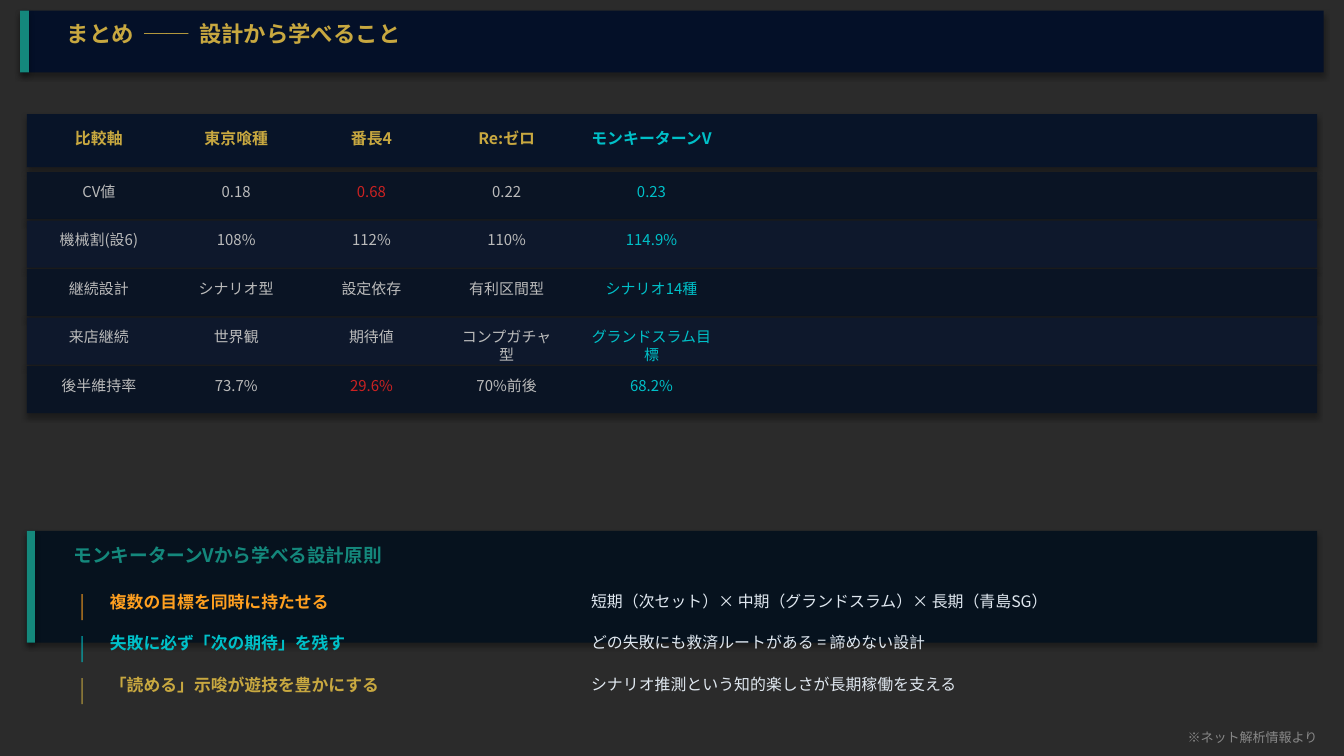
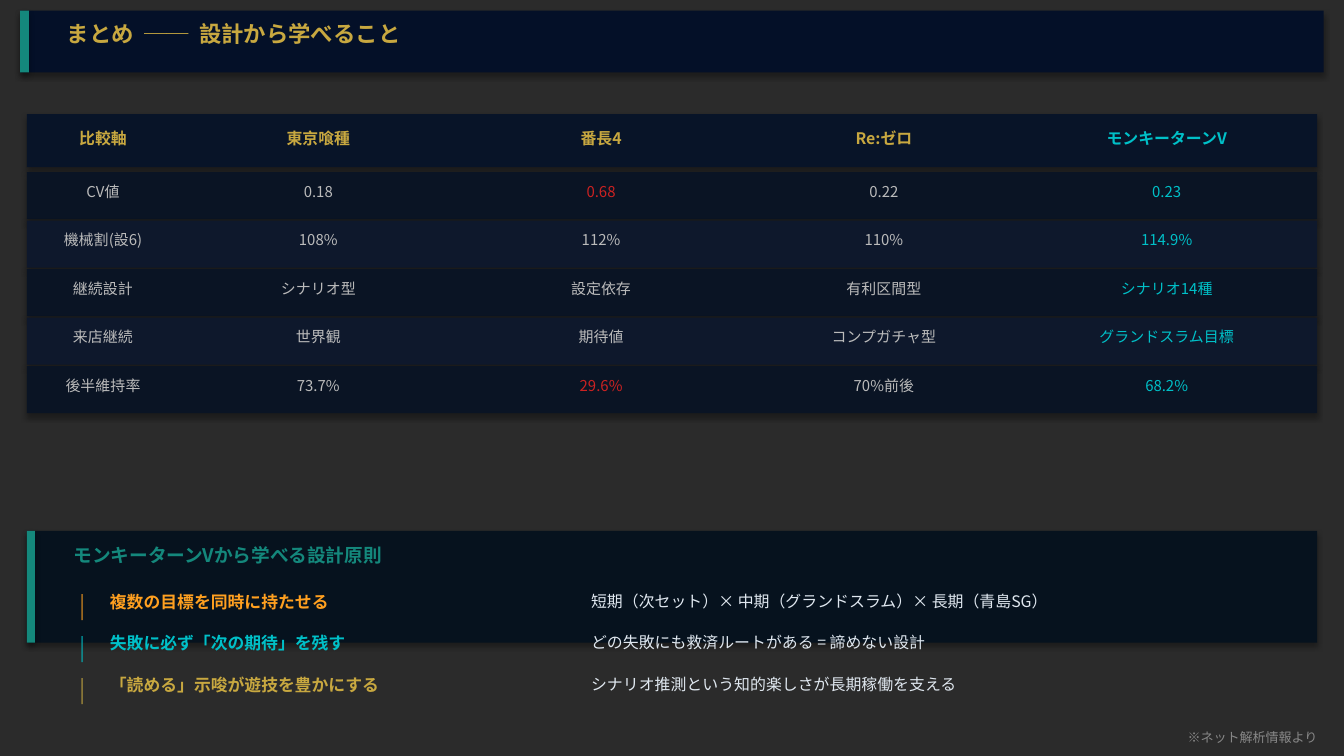
Before and after one commit to hkadoya-eng/slocri, a slide deck: slide 10 of proposals/機種分析/モンキーターンV/monkeyturn_guide_v2.pptx. Drawn at 1344x756 pixels with LibreOffice and Linux fonts; fonts in the diff are those of the drawing; background and template pictures are left out; a plain dark background stands for a picture behind light text. Boxes give left, top, right and bottom in pixels: in the first picture for what was removed or moved away, otherwise in the second. Text is boxed around its words. In the diff, an @@ line names an element or a change of style, - is before the commit and + after.

```diff
--- a/proposals/機種分析/モンキーターンV/monkeyturn_guide_v2.pptx
+++ b/proposals/機種分析/モンキーターンV/monkeyturn_guide_v2.pptx
@@ text "比較軸": place and size @@
-text "比較軸" at [75,130,123,146]
+text "比較軸" at [79,130,127,146]
@@ text "東京喰種": place and size @@
-text "東京喰種" at [204,130,268,146]
+text "東京喰種" at [287,130,351,146]
@@ text "番長4": place and size @@
-text "番長4" at [351,130,392,146]
+text "番長4" at [581,130,622,146]
@@ text "Re:ゼロ": place and size @@
-text "Re:ゼロ" at [478,130,535,145]
+text "Re:ゼロ" at [856,130,913,145]
@@ text "モンキーターンV": place and size @@
-text "モンキーターンV" at [591,131,711,145]
+text "モンキーターンV" at [1107,131,1227,145]
@@ text "CV値": place and size @@
-text "CV値" at [82,184,115,198]
+text "CV値" at [86,184,119,198]
@@ text "0.18": place and size @@
-text "0.18" at [222,186,251,197]
+text "0.18" at [304,186,333,197]
@@ text "0.68": place and size @@
-text "0.68" at [357,186,386,197]
+text "0.68" at [587,186,616,197]
@@ text "0.22": place and size @@
-text "0.22" at [492,186,521,197]
+text "0.22" at [869,186,898,197]
@@ text "0.23": place and size @@
-text "0.23" at [637,186,666,197]
+text "0.23" at [1152,186,1181,197]
@@ text "機械割(設6)": place and size @@
-text "機械割(設6)" at [60,232,138,248]
+text "機械割(設6)" at [64,232,142,248]
@@ text "108%": place and size @@
-text "108%" at [217,234,256,245]
+text "108%" at [299,234,338,245]
@@ text "112%": place and size @@
-text "112%" at [352,234,391,245]
+text "112%" at [582,234,621,245]
@@ text "110%": place and size @@
-text "110%" at [487,234,526,245]
+text "110%" at [865,234,904,245]
@@ text "114.9%": place and size @@
-text "114.9%" at [626,234,677,245]
+text "114.9%" at [1141,234,1192,245]
@@ text "継続設計": place and size @@
-text "継続設計" at [69,281,129,295]
+text "継続設計" at [73,281,133,295]
@@ text "シナリオ型": place and size @@
-text "シナリオ型" at [199,281,274,295]
+text "シナリオ型" at [281,281,356,295]
@@ text "設定依存": place and size @@
-text "設定依存" at [342,281,402,295]
+text "設定依存" at [571,281,631,295]
@@ text "有利区間型": place and size @@
-text "有利区間型" at [469,281,544,295]
+text "有利区間型" at [846,281,921,295]
@@ text "シナリオ14種": place and size @@
-text "シナリオ14種" at [606,281,698,295]
+text "シナリオ14種" at [1121,281,1213,295]
@@ text "来店継続": place and size @@
-text "来店継続" at [69,329,129,343]
+text "来店継続" at [73,329,133,343]
@@ text "世界観": place and size @@
-text "世界観" at [214,329,259,343]
+text "世界観" at [296,329,341,343]
@@ text "期待値": place and size @@
-text "期待値" at [349,329,394,343]
+text "期待値" at [579,329,624,343]
@@ text "コンプガチャ型" rewrapped from [462,329,551,361] to [832,329,936,343] @@
@@ text "グランドスラム目標" rewrapped from [592,329,711,361] to [1099,329,1233,343] @@
@@ text "後半維持率": place and size @@
-text "後半維持率" at [61,378,136,392]
+text "後半維持率" at [66,378,141,392]
@@ text "73.7%": place and size @@
-text "73.7%" at [215,380,258,391]
+text "73.7%" at [297,380,340,391]
@@ text "29.6%": place and size @@
-text "29.6%" at [350,380,393,391]
+text "29.6%" at [580,380,623,391]
@@ text "70%前後": place and size @@
-text "70%前後" at [476,378,536,392]
+text "70%前後" at [854,378,914,392]
@@ text "68.2%": place and size @@
-text "68.2%" at [630,380,673,391]
+text "68.2%" at [1145,380,1188,391]
```
Also in this commit, not shown: 4 other slides changed, 1 other file.
